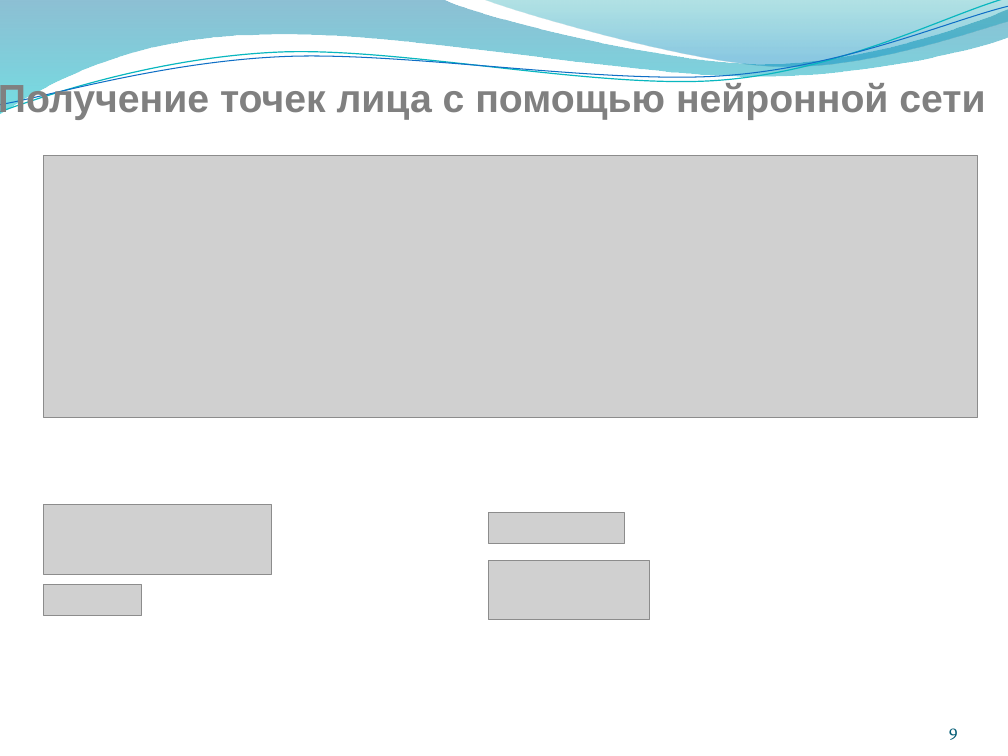
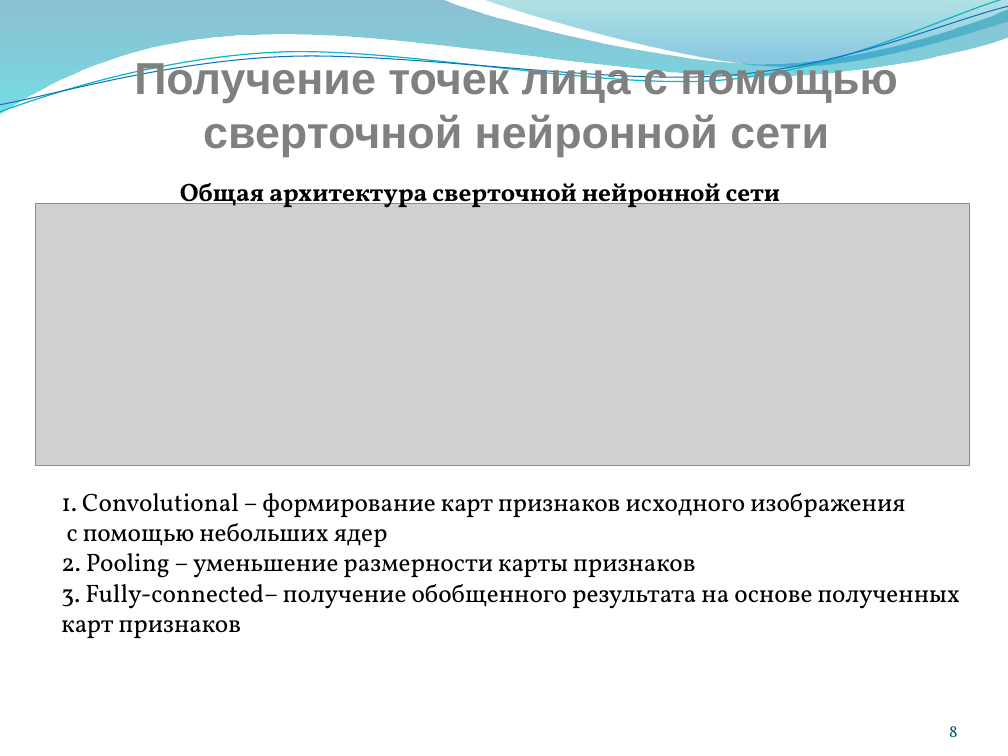
Before and after one commit to lao777/detectKeypointFace, a slide deck: slide 8 of text/Doklad.pptx (slide 9 before the commit). Drawn at 1008x756 pixels with LibreOffice and Linux fonts; fonts in the diff are those of the drawing; grey boxes stand for pictures. Boxes give left, top, right and bottom in pixels: in the first picture for what was removed or moved away, otherwise in the second. Text is boxed around its words. In the diff, an @@ line names an element or a change of style, - is before the commit and + after.

```diff
--- a/text/Doklad.pptx
+++ b/text/Doklad.pptx
@@ text at [134,59,897,157]: text changed; size 28 to 32 pt @@
-Получение точек лица с помощью нейронной сети
+Получение точек лица с помощью
+сверточной нейронной сети
@@ text added at [180,178,780,208], 18 pt, text #000000, bold @@
+Общая архитектура сверточной нейронной сети
@@ picture: place and size @@
-picture at [43,156,978,418]
+picture at [35,204,970,466]
@@ picture removed at [43,505,271,575] @@
@@ text added at [61,493,960,638], 18 pt, text #000000 @@
+1. Convolutional – формирование карт признаков исходного изображения
+с помощью небольших ядер
+2. Pooling – уменьшение размерности карты признаков
+3. Fully-connected– получение обобщенного результата на основе полученных
+карт признаков
@@ picture removed at [488,513,624,543] @@
@@ picture removed at [488,560,649,619] @@
@@ picture removed at [43,585,141,616] @@
@@ page number at [949,726,958,737]: text changed @@
-9
+8
```
Also in this commit, not shown: 5 other slides changed, 4 slides added, 3 slides removed.
